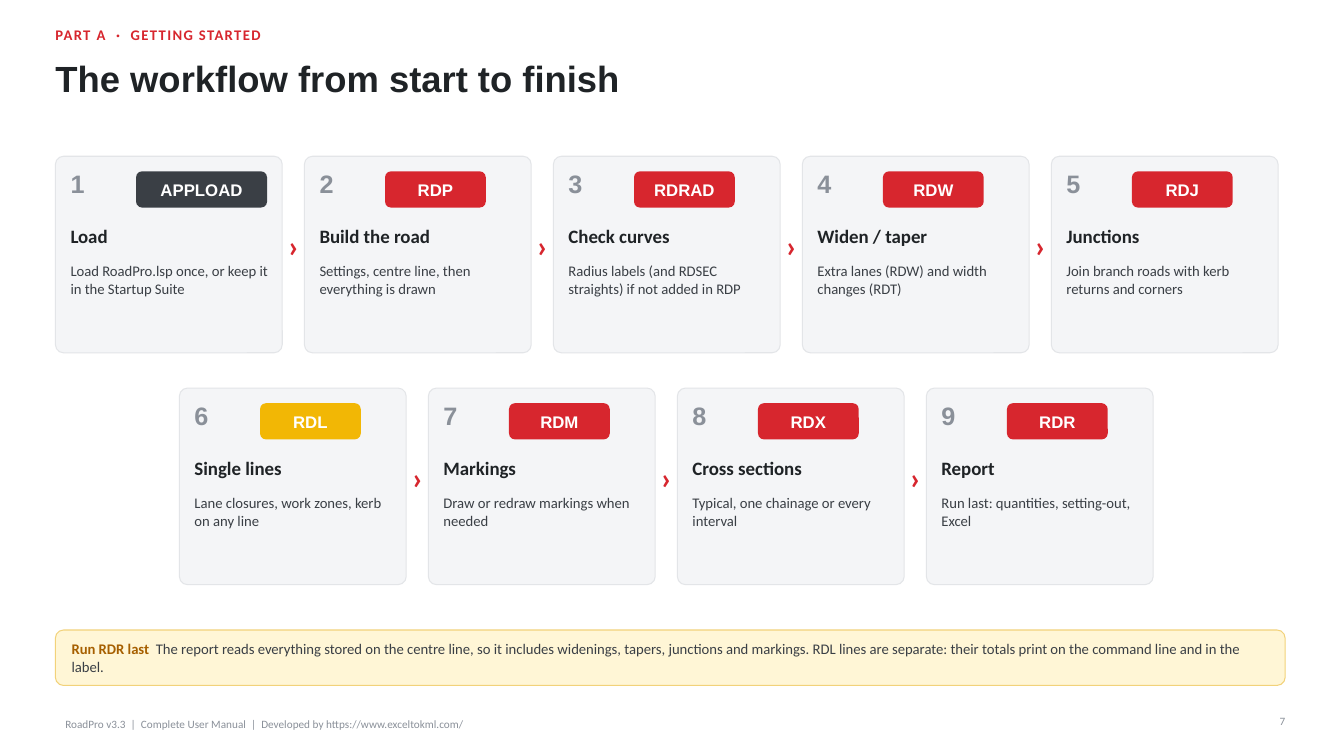
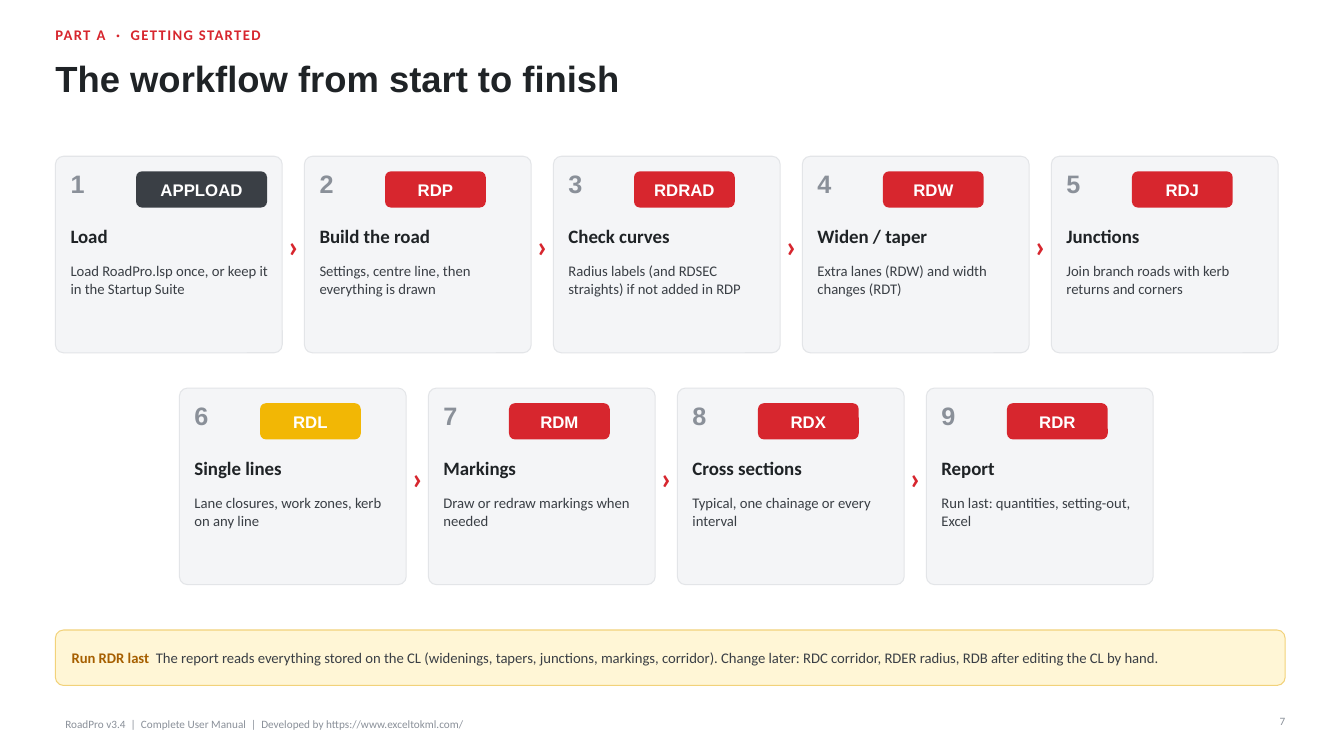
Before and after one commit to Asjad-Mehmood/KML-WEBSITE-, a slide deck: slide 7 of public/roadpro/RoadPro_User_Guide.pptx. Drawn at 1344x756 pixels with LibreOffice and Linux fonts; fonts in the diff are those of the drawing. Boxes give left, top, right and bottom in pixels: in the first picture for what was removed or moved away, otherwise in the second. Text is boxed around its words. In the diff, an @@ line names an element or a change of style, - is before the commit and + after.

```diff
--- a/public/roadpro/RoadPro_User_Guide.pptx
+++ b/public/roadpro/RoadPro_User_Guide.pptx
@@ text at (72,652,1159,666): text changed @@
-Run RDR last The report reads everything stored on the centre line, so it includes widenings, tapers, junctions and markings. RDL lines are separate: their totals print on the command line and in the label.
+Run RDR last The report reads everything stored on the CL (widenings, tapers, junctions, markings, corridor). Change later: RDC corridor, RDER radius, RDB after editing the CL by hand.
@@ text at (65,720,463,730): text changed @@
-RoadPro v3.3 | Complete User Manual | Developed by https://www.exceltokml.com/
+RoadPro v3.4 | Complete User Manual | Developed by https://www.exceltokml.com/
```
Also in this commit, not shown: 36 other slides changed, 10 slides added, 1 slide removed, 22 other files.
